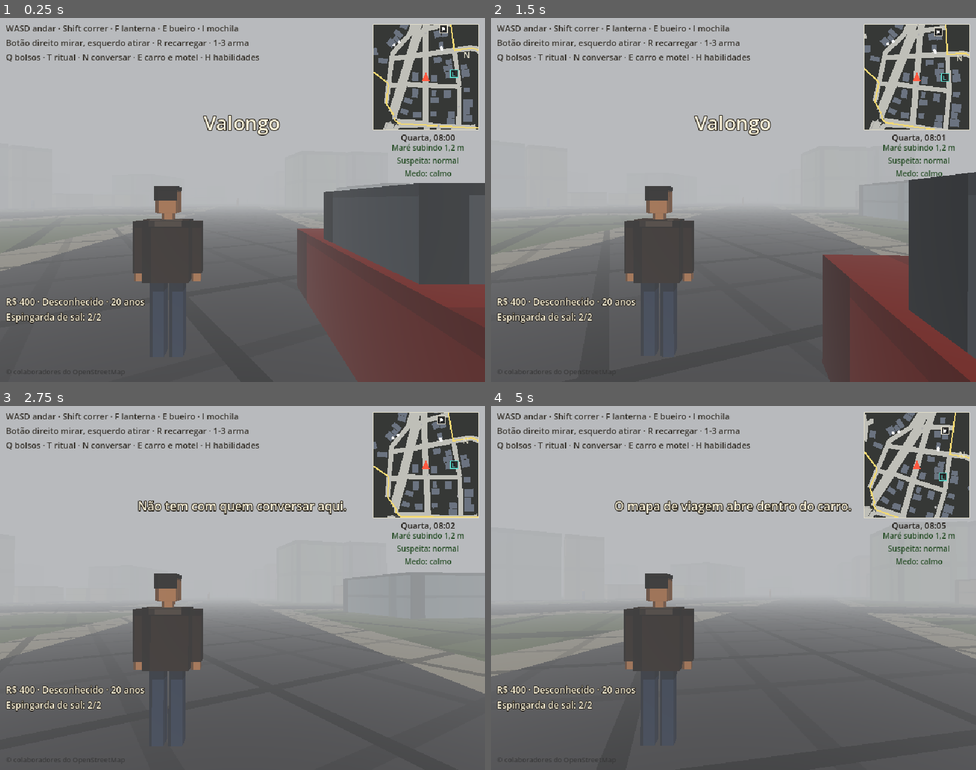
Above: before the commit, frames 1-4 (two rows, left to right).
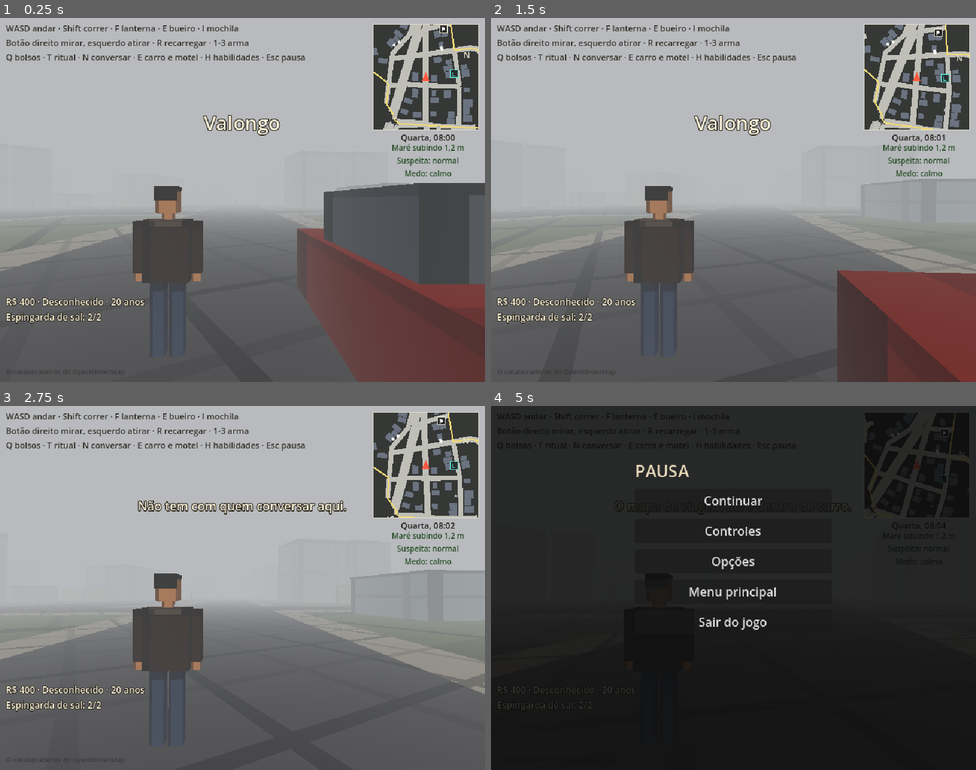
Above: after the commit, the same moments.

Repository: lucas-gomes-backend/monster-contracts
Game: Godot game, scene res://presentation/cidade/bairro.tscn
Same seed, same stepped clock (60 frames per second), same inputs: the game is played once before the commit and once after it. This scene is started directly instead of the project's main scene.
Inputs (mouse positions are in pixels of both pictures, inside the frame that each line leads up to):
- Up to frame 1 (0.25 s): no input
- Up to frame 2 (1.5 s): tap Enter at 0.5 s; move the mouse to (757, 200) at 0.52 s; press the mouse at (757, 200) at 0.53 s; hold W (mover_frente) from 0.53 s (still down); tap Tab (caderno) at 0.8, 1.35 s; move the mouse to (709, 200) at 1.27 s; release the mouse at (709, 200) at 1.28 s; click (709, 200) at 1.42 s
- Up to frame 3 (2.75 s): keep holding W (mover_frente); tap N (conversar) at 1.55 s; move the mouse to (252, 580) at 2.02 s; hold N (conversar) from 2.03 s (still down); click (252, 580) at 2.17 s; tap Shift (correr) at 2.3 s
- Up to frame 4 (5 s): keep holding W (mover_frente); move the mouse to (728, 595) at 2.77 s; release N (conversar) at 2.78 s; tap Shift (correr) at 2.85 s; click (728, 595) at 2.92 s; tap H (habilidades) at 3.05 s; move the mouse to (767, 591) at 3.52 s; hold H (habilidades) 3.53-4.28 s; click (767, 591) at 3.67 s; tap F (lanterna) at 3.8, 4.35 s; tap Q (menu_radial) at 4.15 s; move the mouse to (694, 584) at 4.27 s; click (694, 584) at 4.42 s; tap M (mapa) at 4.55 s; tap Escape (soltar_mouse) at 4.9 s

The runs differ from the first frame. In frame 1, less than 0.1% of the frame differs, in the area x 54-91%, y 10-30%; in frame 2, 9.9%; in frame 3, 1.4%; in frame 4, 99%, in the area x 0-100%, y 0-100%.

Commit message:
feat(fase-04): menu de pausa, pessoas e mochila mais rápidas
Pedido do Lucas ("faltam os menus, abrir os inventários tá lento, os
bonecos são muito lentos"):

- Esc na cidade abre o menu de pausa (o jogo para): continuar, controles,
  opções (sensibilidade do mouse, volume, tela cheia, guardadas em
  user://opcoes.cfg), menu principal e sair.
- A mochila abre em 0,3 s (era 1,5 s).
- Com a cidade em 1:3, a caminhada real parecia câmera lenta: moradores
  a 3,0 m/s, transeuntes 2,2 a 3,2, polícia 4,0 e o caçador anda a 3,4 e
  corre a 6,5.
- O teste da caminhada mede em 0,1 s, para não dobrar esquina no meio.

Co-Authored-By: Claude Opus 5.5 <noreply@anthropic.com>

Diff:
--- a/game/data/config/inventario.json
+++ b/game/data/config/inventario.json
@@ -1,7 +1,7 @@
 {
   "$comment": "Mochila e porta-malas no estilo da maleta do Resident Evil 4 (docs/08, 'Mochila e inventário'). O tamanh …(333 unchanged characters)…
   "porta_malas": {"largura": 12, "altura": 7},
-  "abrir_mochila_segundos": 1.5,
+  "abrir_mochila_segundos": 0.3,
   "alcance_do_porta_malas": 3.0,
   "peso": {"leve_ate_g": 8000, "pesado_a_partir_g": 14000, "velocidade_no_pesado": 0.8, "folego_no_pesado": 0.65},
   "chance_de_quebrar_fragil": 0.35,
--- a/game/data/config/personagem.json
+++ b/game/data/config/personagem.json
@@ -1,7 +1,7 @@
 {
   "$comment": "Movimento do caçador e câmera por cima do ombro (docs/09, 'Câmera e controles'). Distâncias em metros, ângulos em graus. altura_degrau: o maior degrau que ele sobe andando (meio-fio 0,15; passarela do esgoto 0,4).",
-  "velocidade_andar": 2.6,
-  "velocidade_correr": 5.0,
+  "velocidade_andar": 3.4,
+  "velocidade_correr": 6.5,
   "aceleracao": 14.0,
   "gravidade": 9.8,
   "giro_do_corpo": 10.0,
--- a/game/data/config/relogio_da_cidade.json
+++ b/game/data/config/relogio_da_cidade.json
@@ -2,5 +2,5 @@
   "$comment": "Tempo na cidade 3D (Fase 4): quando o dia começa, quantos minutos do jogo passam por segundo real e a que velocidade as pessoas andam (m/s). Com 1 minuto por segundo, um dia leva 24 minutos reais.",
   "inicio": {"ano": 2026, "mes": 11, "dia": 18, "hora": 8, "minuto": 0},
   "minutos_por_segundo": 1.0,
-  "velocidade_a_pe": 1.6
+  "velocidade_a_pe": 3.0
 }
--- a/game/data/config/suspeita.json
+++ b/game/data/config/suspeita.json
@@ -4,5 +4,5 @@
   "queda_por_hora": 2,
   "sujeira": {"duracao_minutos": 120, "pontos_por_minuto_visto": 1, "alcance_de_quem_ve": 12.0},
   "detencao": {"minutos_perdidos": 240, "suspeita_depois": 15},
-  "policia": {"patrulha_observado": 2, "patrulha_procurado": 3, "alcance_da_abordagem": 1.6, "velocidade": 2.2}
+  "policia": {"patrulha_observado": 2, "patrulha_procurado": 3, "alcance_da_abordagem": 1.6, "velocidade": 4.0}
 }
--- a/game/data/config/transeuntes.json
+++ b/game/data/config/transeuntes.json
@@ -1,5 +1,5 @@
 {
   "$comment": "Transeuntes: figurantes andando a esmo pelas ruas para a cidade parecer viva. Não fazem parte da simulação (não são testemunhas nem suspeitos). 'por_hora': quantos ficam na rua de cada bairro em cada hora (0 a 23). 'velocidade': faixa sorteada para cada um, em m/s.",
   "por_hora": [2, 1, 1, 1, 1, 2, 5, 9, 12, 12, 12, 12, 14, 13, 12, 12, 12, 14, 14, 12, 10, 8, 5, 3],
-  "velocidade": [1.1, 1.7]
+  "velocidade": [2.2, 3.2]
 }
--- a/game/presentation/cidade/bairro_cena.gd
+++ b/game/presentation/cidade/bairro_cena.gd
@@ -59,6 +59,7 @@
 const Condicao := preload("res://core/condicoes/condicao.gd")
 const Espiritos3D := preload("res://presentation/cidade/espiritos_3d.gd")
 const Interludio := preload("res://core/progressao/interludio.gd")
+const PausaTela := preload("res://presentation/cidade/pausa_tela.gd")
 const MochilaTela := preload("res://presentation/cidade/mochila_tela.gd")
 const TEXTO_DO_EFEITO := {"prende": "Pegou: a criatura está contida!", "fere": "Pegou: a criatura está ferida e vulnerável!",
 	"revela": "Pegou: a forma verdadeira apareceu!", "afasta": "Pegou: a criatura recuou!",
@@ -168,6 +169,8 @@
 var _sentidas: Dictionary = {}  # criaturas cuja presença já foi sentida (conta uso uma vez)
 var _g_sussurro: RandomNumberGenerator
 var _proximo_sussurro := 0.0
+## Menu de pausa (Esc): para o jogo; fica numa camada que roda mesmo pausada.
+var pausa_tela: Control
 var _cfg_progressao: Dictionary
 var _energia_da_lanterna := 1.0
 var ambiente: WorldEnvironment
@@ -440,7 +443,7 @@
 	camada.layer = 11
 	add_child(camada)
 	var ajuda := Label.new()
-	ajuda.text = "WASD andar · Shift correr · F lanterna · E bueiro · I mochila\nBotão direito mirar, esquerdo atirar · R recarregar · 1-3 arma\nQ bolsos · T ritual · N conversar · E carro e motel · H habilidades"
+	ajuda.text = "WASD andar · Shift correr · F lanterna · E bueiro · I mochila\nBotão direito mirar, esquerdo atirar · R recarregar · 1-3 arma\nQ bolsos · T ritual · N conversar · E carro e motel · H habilidades · Esc pausa"
 	ajuda.position = Vector2(8, 6)
 	ajuda.add_theme_font_size_override("font_size", 11)
 	ajuda.modulate = Color(0.15, 0.13, 0.1, 0.9)
@@ -532,6 +535,16 @@
 	habilidades_tela.size = Vector2(560, 300)
 	habilidades_tela.visible = false
 	camada.add_child(habilidades_tela)
+	var camada_pausa := CanvasLayer.new()
+	camada_pausa.layer = 20
+	camada_pausa.process_mode = Node.PROCESS_MODE_ALWAYS
+	add_child(camada_pausa)
+	pausa_tela = PausaTela.new()
+	pausa_tela.cena = self
+	pausa_tela.size = Vector2(640, 480)
+	pausa_tela.visible = false
+	camada_pausa.add_child(pausa_tela)
+	PausaTela.aplicar_todas(self)
 
 
 ## Desce pelo bueiro i (ou sobe, se já estiver lá embaixo). Muda a luz da zona.
@@ -612,6 +625,15 @@
 func _input(evento: InputEvent) -> void:
 	if menu == null:
 		return
+	if pausa_tela.visible:
+		if evento.is_action_pressed("soltar_mouse"):
+			fechar_pausa()
+			get_viewport().set_input_as_handled()
+		return
+	if evento.is_action_pressed("soltar_mouse") and not (mochila_tela.visible or ritual_tela.visible or conversa_tela.visible or motel_tela.visible or habilidades_tela.visible or viagem_tela.visible or menu.visible):
+		abrir_pausa()
+		get_viewport().set_input_as_handled()
+		return
 	if ritual_tela.visible:
 		_input_do_ritual(evento)
 		return
@@ -978,6 +1000,28 @@
 func dirigir(entrada: Vector2, delta: float) -> void:
 	carro.dirigir(entrada, delta)
 	cacador.position = carro.position + Vector3(0, 0.3, 0)
+
+
+## Esc: pausa o jogo e mostra o menu (o mouse fica livre para clicar).
+func abrir_pausa() -> void:
+	pausa_tela.mostrar("principal")
+	pausa_tela.visible = true
+	_mouse_antes = Input.mouse_mode
+	Input.mouse_mode = Input.MOUSE_MODE_VISIBLE
+	get_tree().paused = true
+
+
+func fechar_pausa() -> void:
+	pausa_tela.visible = false
+	get_tree().paused = false
+	Input.mouse_mode = Input.MOUSE_MODE_CAPTURED if _mouse_antes == Input.MOUSE_MODE_CAPTURED else Input.MOUSE_MODE_VISIBLE
+
+
+## Volta para a tela inicial (o jogo não tem save ainda: o que não foi guardado se perde).
+func ir_para_o_menu() -> void:
+	get_tree().paused = false
+	Input.mouse_mode = Input.MOUSE_MODE_VISIBLE
+	get_tree().change_scene_to_file("res://ui/inicio.tscn")
 
 
 ## O Sensitivo: espíritos errantes vêm incomodar (exaustão e medo), a presença da criatura é
--- /dev/null
+++ b/game/presentation/cidade/pausa_tela.gd
@@ -0,0 +1,134 @@
+extends Control
+## Menu de pausa (Esc na cidade): o jogo para, e dá para continuar, ver os controles, mexer nas
+## opções (sensibilidade do mouse, volume, tela cheia), voltar ao menu principal ou sair.
+## As opções ficam guardadas em user://opcoes.cfg e valem nas próximas vezes.
+
+const ARQUIVO := "user://opcoes.cfg"
+const CONTROLES := """WASD: andar · Shift: correr · Mouse: olhar
+Botão direito: mirar · Esquerdo: atirar · R: recarregar · 1-3: arma
+F: lanterna · E: carro, bueiro, motel e benzedeira
+Q (segurar): bolsos · I: mochila · T: ritual · N: conversar
+H: habilidades · M: mapa de viagem (no carro) · Esc: pausa"""
+
+var cena: Node  # bairro_cena
+var _pagina := "principal"
+var _caixa: VBoxContainer
+
+
+func _ready() -> void:
+	process_mode = Node.PROCESS_MODE_ALWAYS
+	var fundo := ColorRect.new()
+	fundo.color = Color(0.03, 0.03, 0.03, 0.82)
+	fundo.set_anchors_preset(Control.PRESET_FULL_RECT)
+	add_child(fundo)
+	_caixa = VBoxContainer.new()
+	_caixa.position = Vector2(190, 70)
+	_caixa.custom_minimum_size = Vector2(260, 0)
+	_caixa.add_theme_constant_override("separation", 8)
+	add_child(_caixa)
+	mostrar("principal")
+
+
+## Esc no menu: volta à página principal ou continua o jogo. (Com o jogo pausado, só esta
+## tela recebe teclas.)
+func _input(evento: InputEvent) -> void:
+	if not visible or not evento.is_action_pressed("soltar_mouse"):
+		return
+	if _pagina != "principal":
+		mostrar("principal")
+	else:
+		cena.fechar_pausa()
+	get_viewport().set_input_as_handled()
+
+
+## Troca a página do menu: "principal", "controles" ou "opcoes".
+func mostrar(pagina: String) -> void:
+	_pagina = pagina
+	if _caixa == null:
+		return
+	for filho in _caixa.get_children():
+		_caixa.remove_child(filho)
+		filho.queue_free()
+	_titulo({"principal": "PAUSA", "controles": "CONTROLES", "opcoes": "OPÇÕES"}[pagina])
+	match pagina:
+		"principal":
+			_botao("Continuar", func(): cena.fechar_pausa())
+			_botao("Controles", func(): mostrar("controles"))
+			_botao("Opções", func(): mostrar("opcoes"))
+			_botao("Menu principal", func(): cena.ir_para_o_menu())
+			_botao("Sair do jogo", func(): get_tree().quit())
+		"controles":
+			var texto := Label.new()
+			texto.text = CONTROLES
+			texto.add_theme_font_size_override("font_size", 11)
+			_caixa.add_child(texto)
+			_botao("Voltar", func(): mostrar("principal"))
+		"opcoes":
+			var o := ler()
+			_slider("Sensibilidade do mouse", 0.03, 0.4, float(o["sensibilidade"]), func(v): aplicar("sensibilidade", v))
+			_slider("Volume", 0.0, 1.0, float(o["volume"]), func(v): aplicar("volume", v))
+			var cheia := CheckBox.new()
+			cheia.text = "Tela cheia"
+			cheia.button_pressed = bool(o["tela_cheia"])
+			cheia.toggled.connect(func(v): aplicar("tela_cheia", v))
+			_caixa.add_child(cheia)
+			_botao("Voltar", func(): mostrar("principal"))
+
+
+func _titulo(texto: String) -> void:
+	var t := Label.new()
+	t.text = texto
+	t.add_theme_font_size_override("font_size", 22)
+	t.add_theme_color_override("font_color", Color("#e6d8b8"))
+	_caixa.add_child(t)
+
+
+func _botao(texto: String, acao: Callable) -> void:
+	var b := Button.new()
+	b.text = texto
+	b.custom_minimum_size = Vector2(260, 32)
+	b.pressed.connect(acao)
+	_caixa.add_child(b)
+
+
+func _slider(nome: String, minimo: float, maximo: float, valor: float, acao: Callable) -> void:
+	var r := Label.new()
+	r.text = nome
+	r.add_theme_font_size_override("font_size", 11)
+	_caixa.add_child(r)
+	var s := HSlider.new()
+	s.min_value = minimo
+	s.max_value = maximo
+	s.step = 0.01
+	s.value = valor
+	s.value_changed.connect(acao)
+	_caixa.add_child(s)
+
+
+## As opções guardadas (ou as padrão).
+static func ler() -> Dictionary:
+	var o := {"sensibilidade": 0.15, "volume": 0.8, "tela_cheia": false}
+	var arquivo := ConfigFile.new()
+	if arquivo.load(ARQUIVO) == OK:
+		for chave in o:
+			o[chave] = arquivo.get_value("opcoes", chave, o[chave])
+	return o
+
+
+## Muda uma opção, guarda e aplica.
+func aplicar(chave: String, valor: Variant) -> void:
+	var arquivo := ConfigFile.new()
+	arquivo.load(ARQUIVO)
+	arquivo.set_value("opcoes", chave, valor)
+	arquivo.save(ARQUIVO)
+	aplicar_todas(cena)
+
+
+## Aplica as opções guardadas: sensibilidade no caçador, volume e tela cheia.
+static func aplicar_todas(cena_da_cidade: Node) -> void:
+	var o := ler()
+	if cena_da_cidade != null and cena_da_cidade.cacador != null:
+		cena_da_cidade.cacador.config["sensibilidade_mouse"] = float(o["sensibilidade"])
+	AudioServer.set_bus_volume_db(0, linear_to_db(maxf(float(o["volume"]), 0.0001)))
+	if DisplayServer.get_name() != "headless":
+		DisplayServer.window_set_mode(DisplayServer.WINDOW_MODE_FULLSCREEN if bool(o["tela_cheia"]) else DisplayServer.WINDOW_MODE_WINDOWED)
--- a/game/presentation/cidade/populacao_3d.gd
+++ b/game/presentation/cidade/populacao_3d.gd
@@ -28,7 +28,7 @@
 var bairro: RefCounted
 var npcs: Array[Dictionary] = []
 var lugares: Dictionary = {}
-var velocidade: float = 1.6
+var velocidade: float = 3.0
 ## {npc_id: {"no": Morador, "local", "atividade", "rota": PackedVector2Array, "passo": int}}
 var pessoas: Dictionary = {}
 var _rotina: RefCounted
--- a/game/tests/unit/test_gente_na_rua.gd
+++ b/game/tests/unit/test_gente_na_rua.gd
@@ -52,9 +52,10 @@
 	assert_gte(p["rota"].size(), 3, "vai pelas ruas, não em linha reta pelos prédios")
 	assert_true(p["no"].visible, "quem anda está à vista")
 	var antes := Vector2(p["no"].position.x, p["no"].position.z)
-	gente.andar(1.0)
+	# Passo curto, para não dobrar esquina no meio (a distância é em linha reta).
+	gente.andar(0.1)
 	var depois := Vector2(p["no"].position.x, p["no"].position.z)
-	assert_almost_eq(antes.distance_to(depois), gente.velocidade, 0.05, "anda na velocidade a pé")
+	assert_almost_eq(antes.distance_to(depois), gente.velocidade * 0.1, 0.02, "anda na velocidade a pé")
 	for i in 2000:
 		gente.andar(0.5)
 		if p["rota"].is_empty():
--- /dev/null
+++ b/game/tests/unit/test_pausa.gd
@@ -0,0 +1,78 @@
+extends "res://tests/framework/test_case.gd"
+## Menu de pausa (Esc) e o ritmo da cidade (pessoas e mochila mais rápidas, pedido do Lucas).
+
+const Cena := preload("res://presentation/cidade/bairro_cena.gd")
+const Catalogo := preload("res://core/dados/catalogo.gd")
+
+
+func _cena() -> Node3D:
+	var cena := Cena.new()
+	cena.montar("valongo", 1)
+	(Engine.get_main_loop() as SceneTree).root.add_child(cena)
+	return cena
+
+
+func _soltar(cena: Node3D) -> void:
+	(Engine.get_main_loop() as SceneTree).paused = false
+	cena.get_parent().remove_child(cena)
+	cena.free()
+
+
+func _esc() -> InputEventKey:
+	var e := InputEventKey.new()
+	e.physical_keycode = KEY_ESCAPE
+	e.pressed = true
+	return e
+
+
+func test_pausa_para_o_jogo_e_continuar_volta() -> void:
+	var cena := _cena()
+	cena.abrir_pausa()
+	assert_true(cena.pausa_tela.visible)
+	assert_true(cena.get_tree().paused, "o jogo para")
+	assert_eq(cena.pausa_tela.process_mode, Node.PROCESS_MODE_ALWAYS, "o menu continua respondendo")
+	cena.fechar_pausa()
+	assert_false(cena.pausa_tela.visible)
+	assert_false(cena.get_tree().paused)
+	_soltar(cena)
+
+
+func test_esc_no_menu_volta_da_subpagina_e_depois_continua() -> void:
+	var cena := _cena()
+	cena.abrir_pausa()
+	cena.pausa_tela.mostrar("opcoes")
+	cena.pausa_tela._input(_esc())
+	assert_true(cena.pausa_tela.visible, "das opções volta para a pausa")
+	assert_eq(cena.pausa_tela._pagina, "principal")
+	cena.pausa_tela._input(_esc())
+	assert_false(cena.pausa_tela.visible, "da pausa volta ao jogo")
+	assert_false(cena.get_tree().paused)
+	_soltar(cena)
+
+
+func test_paginas_do_menu_tem_os_botoes() -> void:
+	var cena := _cena()
+	cena.abrir_pausa()
+	var textos := func() -> Array:
+		var lista: Array = []
+		for filho in cena.pausa_tela._caixa.get_children():
+			if filho is Button:
+				lista.append(filho.text)
+		return lista
+	for b in ["Continuar", "Controles", "Opções", "Menu principal", "Sair do jogo"]:
+		assert_has(textos.call(), b)
+	cena.pausa_tela.mostrar("opcoes")
+	var tem_slider := false
+	for filho in cena.pausa_tela._caixa.get_children():
+		tem_slider = tem_slider or filho is HSlider
+	assert_true(tem_slider, "opções com sliders")
+	_soltar(cena)
+
+
+func test_pessoas_andam_no_ritmo_da_cidade_reduzida_e_a_mochila_abre_rapido() -> void:
+	assert_gte(float(Catalogo.carregar_config_relogio_da_cidade()["dados"]["velocidade_a_pe"]), 2.5)
+	assert_gte(float(Catalogo.carregar_config_transeuntes()["dados"]["velocidade"][0]), 2.0)
+	var cacador: Dictionary = Catalogo.carregar_config_personagem()["dados"]
+	var policia: float = Catalogo.carregar_config_suspeita()["dados"]["policia"]["velocidade"]
+	assert_true(policia > float(cacador["velocidade_andar"]) and policia < float(cacador["velocidade_correr"]), "a polícia alcança quem anda, não quem corre")
+	assert_true(float(Catalogo.carregar_config_inventario()["dados"]["abrir_mochila_segundos"]) <= 0.5)
Not shown, added: game/presentation/cidade/pausa_tela.gd.uid
Not shown, added: game/tests/unit/test_pausa.gd.uid
Not shown, changed: docs/07-mundo-cidade-e-npcs.md
Not shown, changed: docs/08-economia-e-progressao.md
Not shown, changed: docs/09-direcao-de-arte-camera-e-personagem.md
